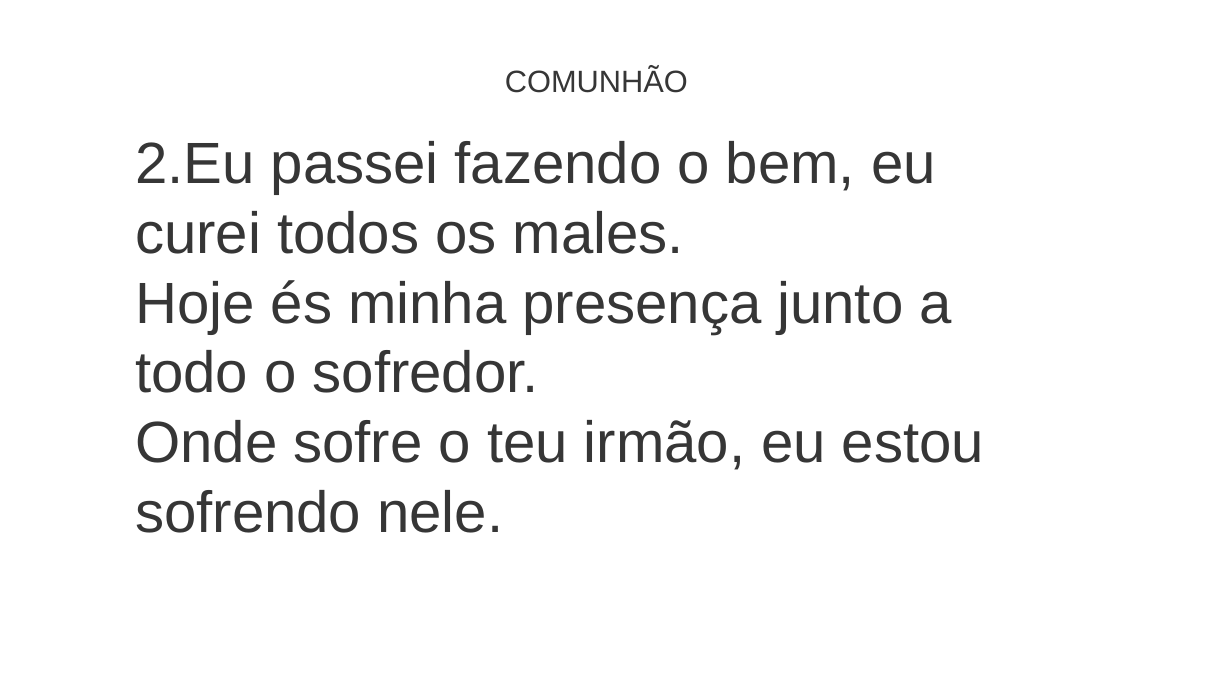
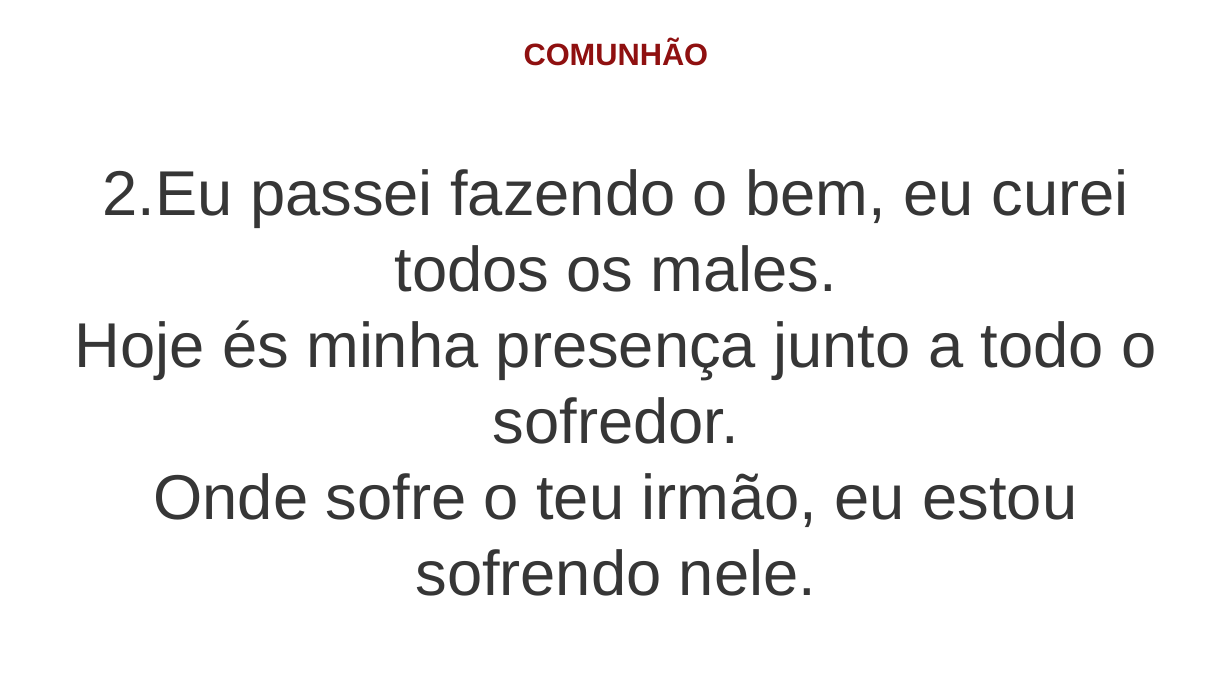
Before and after one commit to Natanielsr/liturgy-s-slideshow-creator, a slide deck: slide 35 of slide-result/slide.pptx. Drawn at 1232x693 pixels with LibreOffice and Linux fonts; fonts in the diff are those of the drawing. Boxes give left, top, right and bottom in pixels: in the first picture for what was removed or moved away, otherwise in the second. Text is boxed around its words. In the diff, an @@ line names an element or a change of style, - is before the commit and + after.

```diff
--- a/slide-result/slide.pptx
+++ b/slide-result/slide.pptx
@@ text "COMUNHÃO" moved from (x1=505, y1=67, x2=688, y2=93) to (x1=524, y1=41, x2=709, y2=66) @@
@@ text "COMUNHÃO" at (x1=524, y1=41, x2=709, y2=66): text colour #363636 to #8F1010, bold on; alignment left to centre @@
@@ text at (x1=75, y1=169, x2=1156, y2=596): text changed; size 34 to 37 pt @@
-2.Eu passei fazendo o bem, eu curei todos os males.
-Hoje és minha presença junto a todo o sofredor.
-Onde sofre o teu irmão, eu estou sofrendo nele.
+2.Eu passei fazendo o bem, eu curei todos os males.
+Hoje és minha presença junto a todo o sofredor.
+Onde sofre o teu irmão, eu estou sofrendo nele.
```
Also in this commit, not shown: 33 other slides changed, 1 other file.
